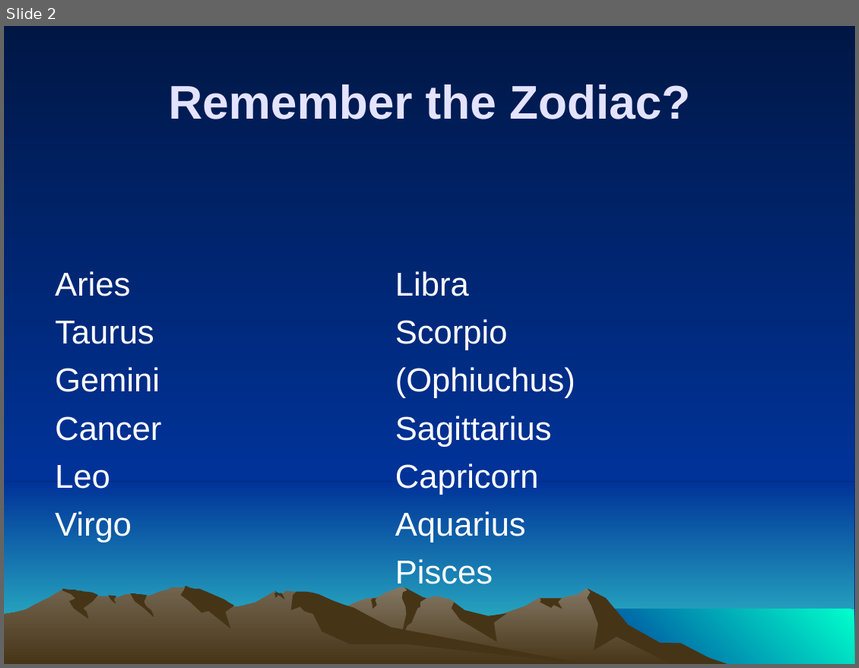
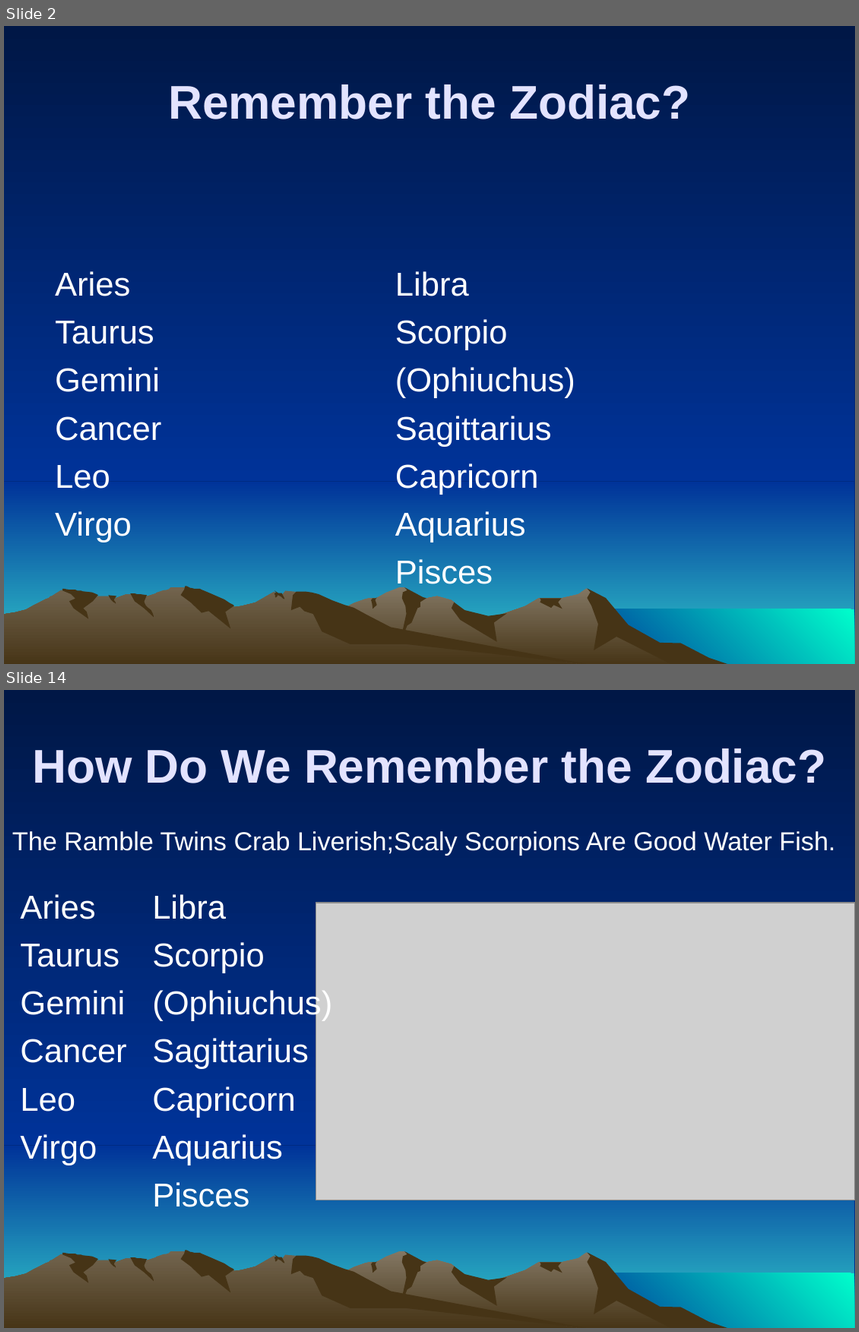
Before and after one commit to ForrestErickson/NovemberNightSky, a slide deck: NovemberSky_ZodiacNMore_SMAS_20231110_1500.ppt. Shown one above the other, each under a label of ours: slide 2 before the commit, slides 2 and 14 after it; the slides between them are not shown. The pictures are 859x668 and 859x1332 pixels, drawn with LibreOffice and Linux fonts; fonts in the diff are those of the drawing; grey boxes stand for pictures. Boxes give left, top, right and bottom in pixels: in the first picture for what was removed or moved away, otherwise in the second. Text is boxed around its words. In the diff, an @@ line names an element or a change of style, - is before the commit and + after.

Commit message:
Add images for constilations of interest, Cartes du Ciel and Stellarium.

```diff
--- a/NovemberSky_ZodiacNMore_SMAS_20231110_1500.ppt
+++ b/NovemberSky_ZodiacNMore_SMAS_20231110_1500.ppt
@@ slide 14 added at (4,690,855,1328), background gradient #001746 to #003399; not listed: 16 template elements that a slide beside it also shows @@
@@ text added at (32,749,826,783), 40 pt, text #E3E3FF, bold @@
+How Do We Remember the Zodiac?
@@ text added at (12,831,835,856), 22 pt, text #FFFFFF @@
+The Ramble Twins Crab Liverish;Scaly Scorpions Are Good Water Fish.
@@ text added at (20,894,126,1166), 28 pt, text #FFFFFF @@
+Aries
+Taurus
+Gemini
+Cancer
+Leo
+Virgo
@@ text added at (152,894,332,1208), 28 pt, text #FFFFFF @@
+Libra
+Scorpio
+(Ophiuchus)
+Sagittarius
+Capricorn
+Aquarius
+Pisces
@@ picture added at (316,903,855,1201) @@
```
Also in this commit, not shown: 12 other slides added, 12 slides removed.
